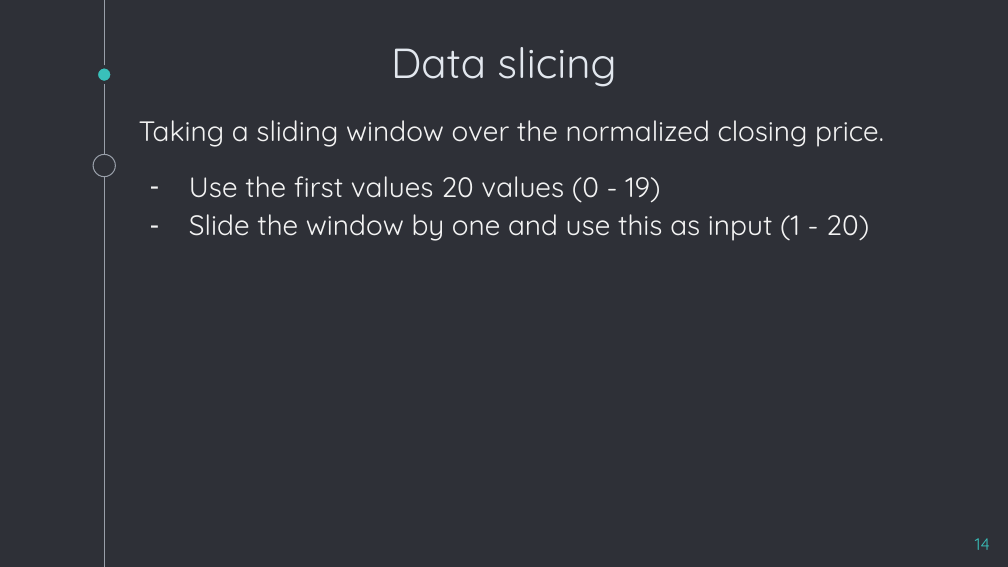
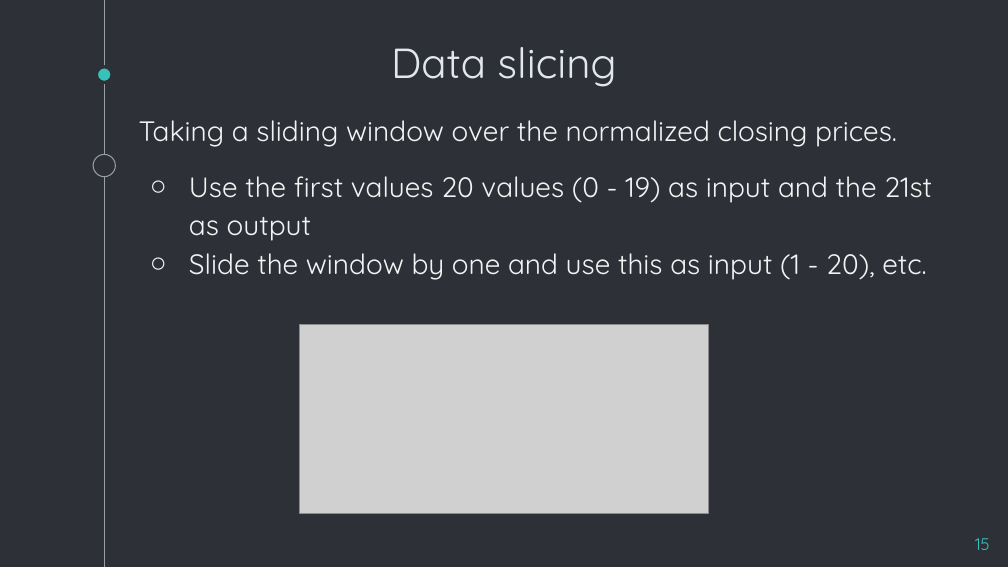
Before and after one commit to karabasisilias92/deep-neural-nets-stock-prediction-models, a slide deck: slide 15 of Deep Neural Nets - Presentation.pptx (slide 14 before the commit). Drawn at 1008x567 pixels with LibreOffice and Linux fonts; fonts in the diff are those of the drawing; grey boxes stand for pictures. Boxes give left, top, right and bottom in pixels: in the first picture for what was removed or moved away, otherwise in the second. Text is boxed around its words. In the diff, an @@ line names an element or a change of style, - is before the commit and + after.

```diff
--- a/Deep Neural Nets - Presentation.pptx
+++ b/Deep Neural Nets - Presentation.pptx
@@ text at box(139, 120, 932, 280): text changed @@
-Taking a sliding window over the normalized closing price.
-– Use the first values 20 values (0 - 19)
-– Slide the window by one and use this as input (1 - 20)
+Taking a sliding window over the normalized closing prices.
+○ Use the first values 20 values (0 - 19) as input and the 21st as output
+○ Slide the window by one and use this as input (1 - 20), etc.
@@ picture added at box(299, 325, 709, 513) @@
@@ page number at box(975, 538, 990, 550): text changed @@
-14
+15
```
Also in this commit, not shown: 18 other slides changed, 8 slides added, 5 slides removed.
